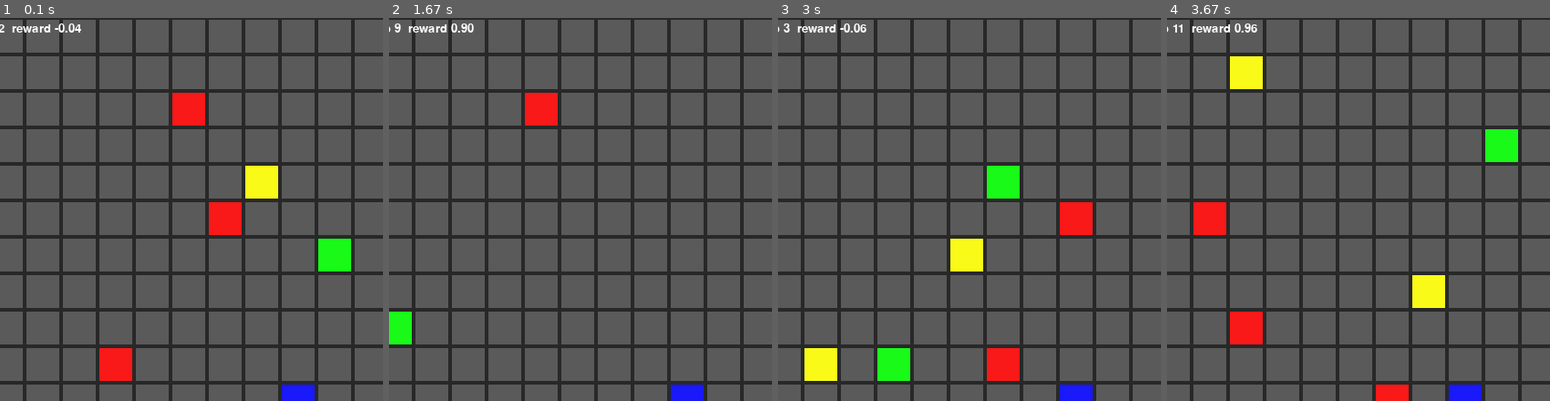
Above: before the commit, frames 1-4 (left to right).
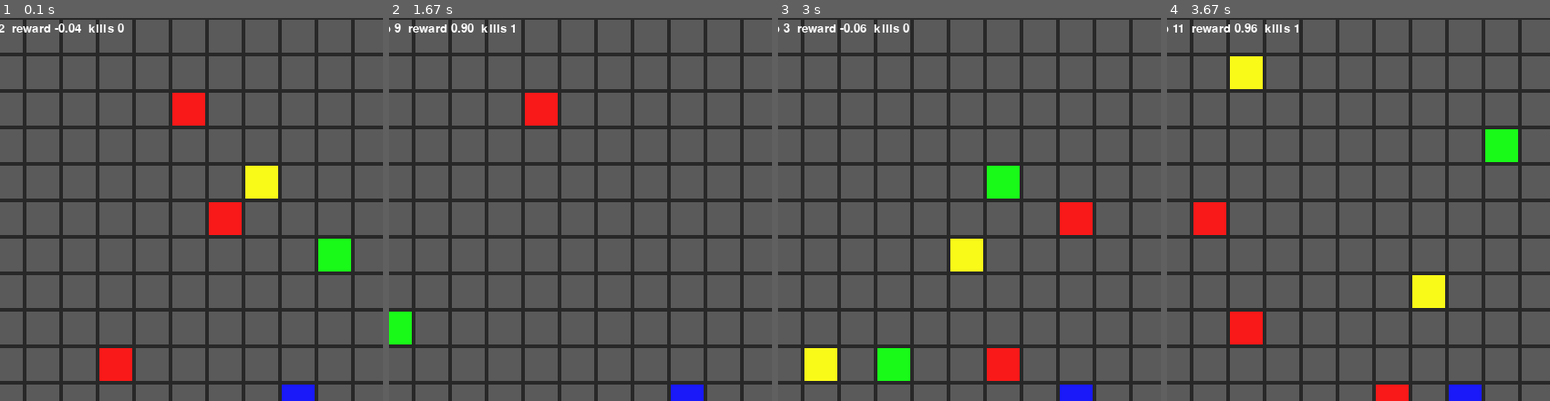
Above: after the commit, the same moments.

Repository: dgarciarieckhof/neurotheon
Game: pygame game, started from src/sim/pygame_visual.py
Same seed, same stepped clock (60 frames per second), same inputs: the game is played once before the commit and once after it.
Inputs:
- Up to frame 1 (0.1 s): no input
- Up to frame 2 (1.67 s): tap Z at 0.33 s; hold R 0.67-1.13 s; hold Right 0.67-1.13 s; tap C at 1.17 s; hold Left from 1.5 s (still down)
- Up to frame 3 (3 s): release Left at 1.97 s; tap Enter at 2 s; tap Up at 2.33, 2.73 s; hold Right from 2.67 s (still down)
- Up to frame 4 (3.67 s): tap Up at 3.03, 3.23, 3.53 s; release Right at 3.13 s
The pictures show only the part of the screen within x 11-61%, y 0-50%; the shares and areas given below are measured in that part.

The runs differ from the first frame. In frame 1, 0.1% of the frame differs, in the area x 23-33%, y 1-4%; in frame 2, less than 0.1%; in frame 3, 0.1%; in frame 4, less than 0.1%.

Commit message:
add demo v0.1.1

Diff:
--- /dev/null
+++ b/src/agents/callback_kills.py
@@ -0,0 +1,18 @@
+from stable_baselines3.common.callbacks import BaseCallback
+
+class KillCountCallback(BaseCallback):
+    """Logs enemies killed per episode to TensorBoard."""
+    def __init__(self):
+        super().__init__()
+        self.kills_this_ep = 0
+
+    def _on_step(self) -> bool:
+        info = self.locals.get("infos", [{}])[0]
+        if info.get("killed_enemy"):
+            self.kills_this_ep += 1
+        return True
+
+    def _on_rollout_end(self) -> None:
+        # rollout_end is called at episode end in SB3
+        self.logger.record("rollout/enemies_killed", self.kills_this_ep)
+        self.kills_this_ep = 0
--- /dev/null
+++ b/src/agents/callback_vecnorm.py
@@ -0,0 +1,14 @@
+from stable_baselines3.common.callbacks import BaseCallback
+
+class SaveVecNormCallback(BaseCallback):
+    """Save VecNormalize stats on the same schedule as checkpoints."""
+    def __init__(self, vecenv, save_path: str, save_freq: int):
+        super().__init__()
+        self.vecenv = vecenv
+        self.save_path = save_path
+        self.save_freq = save_freq
+
+    def _on_step(self) -> bool:
+        if self.num_timesteps % self.save_freq == 0:
+            self.vecenv.save(self.save_path)
+        return True
--- a/src/agents/train.py
+++ b/src/agents/train.py
@@ -1,40 +1,55 @@
 """
-Train a PPO agent on TurretEnv with curriculum and GPU auto-selection.
-Checkpoints every 10k steps in `runs/`.
+Train a PPO agent on TurretEnv with curriculum, VecNormalize and GPU auto-selection.
+Checkpoints every 10k steps are written to runs/.
 """
 
 from envs.turret_env import TurretEnv
 from stable_baselines3 import PPO
 from stable_baselines3.common.callbacks import CheckpointCallback
+from stable_baselines3.common.vec_env import DummyVecEnv, VecNormalize
 from agents.curriculum import CurriculumCallback
+from agents.callback_kills import KillCountCallback
+from agents.callback_vecnorm import SaveVecNormCallback
 
-TOTAL_STEPS = 150_000
+TOTAL_STEPS = 200_000
 CKPT_FREQ   = 10_000
 
+
+# ── env factory ──────────────────────────────────────────────────
 def make_env(**kw):
     return TurretEnv(**kw)
 
-# easy start
-env = make_env(n_enemies=4, enemy_move_every=7)
 
-# callbacks
+# ── build VecNormalize env (rewards only) ────────────────────────
+base_vec = DummyVecEnv([lambda: make_env(n_enemies=2, enemy_move_every=10)])
+venv     = VecNormalize(base_vec, norm_obs=False,
+                        norm_reward=True, clip_reward=10.0)
+
+# ── callbacks ────────────────────────────────────────────────────
 ckpt_cb = CheckpointCallback(
-    save_freq=CKPT_FREQ, save_path="runs", name_prefix="ppo_turret_step"
+    save_freq=CKPT_FREQ,
+    save_path="runs",
+    name_prefix="ppo_turret_step"
 )
+
 curric_cb = CurriculumCallback(
     make_env,
     milestones=[
-        (0,      dict(n_enemies=4, enemy_move_every=7)),
-        (50_000, dict(n_enemies=6, enemy_move_every=5)),
-        (100_000,dict(n_enemies=8, enemy_move_every=3)),
+        (0,       dict(n_enemies=2, enemy_move_every=10)),
+        (50_000,  dict(n_enemies=4, enemy_move_every=8)),
+        (100_000, dict(n_enemies=6, enemy_move_every=6)),
+        (150_000, dict(n_enemies=8, enemy_move_every=4)),
     ],
     verbose=1,
 )
 
+vec_cb = SaveVecNormCallback(venv, "runs/vecnorm.pkl", CKPT_FREQ)
+
 print("✔ Using PyTorch device: auto (GPU if available)")
+
 model = PPO(
-    "MlpPolicy",                     # 21×21×3 is small; MLP suffices
-    env,
+    "MlpPolicy",             # 21×21×3 → MLP is fine
+    venv,
     learning_rate=3e-4,
     batch_size=1024,
     tensorboard_log="logs",
@@ -43,6 +58,13 @@
     policy_kwargs=dict(net_arch=[256, 256]),
 )
 
-model.learn(total_timesteps=TOTAL_STEPS, callback=[ckpt_cb, curric_cb])
+model.learn(
+    total_timesteps=TOTAL_STEPS,
+    callback=[ckpt_cb, curric_cb, KillCountCallback(), vec_cb]
+)
+
+# save both weights and VecNormalize statistics
 model.save("runs/ppo_turret_final")
-print("✓ Training finished – weights in runs/")
+venv.save("runs/vecnorm.pkl")
+
+print("✓ Training finished – weights + vecnorm saved in runs/")
--- a/src/sim/live_monitor.py
+++ b/src/sim/live_monitor.py
@@ -1,27 +1,60 @@
 """
 live_monitor.py
-───────────────
-Reload newest checkpoint from runs/ every 30 s and show an episode.
+────────────────
+Continuously watch training progress:
+
+• Auto-loads newest checkpoint in runs/ every 20 s.
+• Uses matching VecNormalize stats when present (hot-swapped on update).
+• Displays kills-per-episode, reward, FPS.
+
+Start it any time—before, during, or after training.
 """
 
 from __future__ import annotations
-import glob, os, time, pygame, numpy as np
+import glob, os, time, hashlib, pygame, numpy as np
 from envs.turret_env import TurretEnv
+from stable_baselines3.common.vec_env import DummyVecEnv, VecNormalize
 from stable_baselines3 import PPO
-from sim.pygame_visual import draw, CELL, MARGIN, COL  # reuse drawing helper
+from sim.pygame_visual import draw, CELL
 
-CHECK_EVERY = 20  # seconds
+CHECK_EVERY = 20            # seconds
+VEC_PATH    = "runs/vecnorm.pkl"
+CKPT_GLOB   = "runs/ppo_turret_step_*_steps.zip"
 
-# --- checkpoint utils --------------------------------------------------
+
+# ───────────────── helpers ──────────────────────────────────────────
 def newest_ckpt() -> str | None:
-    files = glob.glob("runs/ppo_turret_step_*_steps.zip")
+    files = glob.glob(CKPT_GLOB)
     return max(files, key=os.path.getmtime) if files else None
 
-# --- main loop ---------------------------------------------------------
-def main():
+
+def file_hash(path: str) -> str | None:
+    if not os.path.exists(path):
+        return None
+    with open(path, "rb") as f:
+        return hashlib.md5(f.read()).hexdigest()
+
+
+def load_vec_env() -> tuple[VecNormalize | DummyVecEnv, str | None]:
+    """Return VecNormalize env (if stats exist) else raw DummyVecEnv."""
+    base = DummyVecEnv([TurretEnv])
+    if os.path.exists(VEC_PATH):
+        env = VecNormalize.load(VEC_PATH, base)
+        env.training = False        # evaluation mode
+        env.norm_reward = False
+        return env, file_hash(VEC_PATH)
+    return base, None
+
+
+# ─────────────────────────── main ───────────────────────────────────
+def main() -> None:
     pygame.init()
-    env = TurretEnv()
-    win = pygame.display.set_mode((env.gs * CELL, env.gs * CELL))
+
+    env, vec_hash = load_vec_env()
+
+    win = pygame.display.set_mode(
+        (env.envs[0].gs * CELL, env.envs[0].gs * CELL)
+    )
     font = pygame.font.SysFont(None, 20)
     clock = pygame.time.Clock()
 
@@ -35,38 +68,51 @@
     print("🔄  Loading", ckpt)
     model = PPO.load(ckpt, env=env, device="cpu")
 
-    obs, _ = env.reset()
-    env.observation = obs
-    expl_pos, ttl, step, score = None, 0, 0, 0.0
+    obs = env.reset()[0]          # unwrap batch dimension
+    kills = step = score = 0
+    expl_pos, ttl = None, 0
     last_check = time.time()
 
     running = True
     while running:
-        # hot-reload weights
+        # ── periodic hot-reload of weights & vecnorm
         if time.time() - last_check > CHECK_EVERY:
             latest = newest_ckpt()
             if latest and latest != ckpt:
                 print("🔄  Reloading", latest)
                 model = PPO.load(latest, env=env, device="cpu")
                 ckpt = latest
+
+            new_hash = file_hash(VEC_PATH)
+            if new_hash and new_hash != vec_hash:
+                print("🔄  Reloading VecNormalize stats")
+                env, vec_hash = load_vec_env()
+                model.set_env(env)
+
             last_check = time.time()
 
-        for e in pygame.event.get():
-            if e.type == pygame.QUIT:
+        for evt in pygame.event.get():
+            if evt.type == pygame.QUIT:
                 running = False
 
-        # SB3 returns array shape (n_envs,) – squeeze to scalar
+        # predict action (ensure scalar)
         action, _ = model.predict(obs, deterministic=True)
         if isinstance(action, np.ndarray):
-            action = int(action.item())   # works for shape () or (1,)
+            action = int(action.item())
         else:
             action = int(action)
 
-        obs, r, done, _, info = env.step(action)
-        env.observation = obs
-        score += r
-        step += 1
+        obs_batch, r_batch, done_batch, info_batch = env.step([action])
+        obs   = obs_batch[0]
+        reward = r_batch[0]
+        done   = done_batch[0]
+        info   = info_batch[0]
+        env.envs[0].observation = obs  # for draw()
 
+        score += reward
+        step  += 1
+        if info.get("hit") == "enemy":
+            kills += 1
         if info.get("explosion") is not None:
             expl_pos, ttl = info["explosion"], 1
         elif ttl:
@@ -75,17 +121,17 @@
             expl_pos = None
 
         if done:
-            print(f"Episode finished | reward {score:.2f}")
-            obs, _ = env.reset()
-            env.observation = obs
-            step = score = ttl = 0
+            print(f"Episode finished | reward {score:.2f} | kills {kills}")
+            obs = env.reset()[0]
+            kills = score = step = ttl = 0
             expl_pos = None
 
-        draw(env, win, font, clock.get_fps(), step, score, expl_pos, ttl)
+        draw(env.envs[0], win, font, clock.get_fps(),
+             step, score, expl_pos, ttl, kills)
         clock.tick(20)
 
     pygame.quit()
 
-# ----------------------------------------------------------------------
+
 if __name__ == "__main__":
     main()
--- a/src/sim/pygame_visual.py
+++ b/src/sim/pygame_visual.py
@@ -1,71 +1,109 @@
 """
 Viewer for Phase-3 TurretEnv
-Instant ray-cast (no bullet), one-frame explosion, slow movers.
+Instant ray-cast, one-frame explosion, slow movers.
 """
 import sys, pygame
 from envs.turret_env import TurretEnv
 
-CELL,MARGIN,FPS=40,2,20
-COL={"bg":(40,40,40),"und":(90,90,90),"tur":(25,25,250),
-     "enm":(250,25,25),"ally":(25,250,25),"neu":(250,250,25),
-     "exp":(255,140,0)}
-KEY2ACT={pygame.K_UP:1,pygame.K_DOWN:2,pygame.K_LEFT:3,pygame.K_RIGHT:4,
-         pygame.K_q:5,pygame.K_e:6,pygame.K_z:7,pygame.K_c:8,
-         pygame.K_SPACE:0}
+CELL, MARGIN, FPS = 40, 2, 20
+COL = {"bg": (40, 40, 40), "und": (90, 90, 90), "tur": (25, 25, 250),
+       "enm": (250, 25, 25), "ally": (25, 250, 25), "neu": (250, 250, 25),
+       "exp": (255, 140, 0)}
+KEY2ACT = {pygame.K_UP: 1, pygame.K_DOWN: 2, pygame.K_LEFT: 3, pygame.K_RIGHT: 4,
+           pygame.K_q: 5, pygame.K_e: 6, pygame.K_z: 7, pygame.K_c: 8,
+           pygame.K_SPACE: 0}
 
-def draw(env,surf,font,fps,step,rew,expl_pos,ttl):
-    gs=env.gs; surf.fill(COL["bg"])
+# ────────── draw helper ───────────────────────────────────────────
+def draw(env, surf, font, fps, step, rew, expl_pos, ttl, kills):  # NEW kills arg
+    gs = env.gs
+    surf.fill(COL["bg"])
     for x in range(gs):
         for y in range(gs):
             surf.fill(COL["und"],
-                      pygame.Rect(y*CELL+MARGIN,x*CELL+MARGIN,CELL-2*MARGIN,CELL-2*MARGIN))
+                      pygame.Rect(y * CELL + MARGIN, x * CELL + MARGIN,
+                                  CELL - 2 * MARGIN, CELL - 2 * MARGIN))
     # turret
-    tx,ty=env.agent_pos
-    pygame.draw.rect(surf,COL["tur"],
-                     pygame.Rect(ty*CELL+MARGIN,tx*CELL+MARGIN,CELL-2*MARGIN,CELL-2*MARGIN))
-    # entities (yellow for neutrals)
+    tx, ty = env.agent_pos
+    pygame.draw.rect(surf, COL["tur"],
+                     pygame.Rect(ty * CELL + MARGIN, tx * CELL + MARGIN,
+                                 CELL - 2 * MARGIN, CELL - 2 * MARGIN))
+    # entities
     for e in env.entities:
-        x,y=e["pos"]; col={"enemy":"enm","ally":"ally","neutral":"neu"}[e["type"]]
-        pygame.draw.rect(surf,COL[col],
-                         pygame.Rect(y*CELL+MARGIN,x*CELL+MARGIN,CELL-2*MARGIN,CELL-2*MARGIN))
+        x, y = e["pos"]
+        col = {"enemy": "enm", "ally": "ally", "neutral": "neu"}[e["type"]]
+        pygame.draw.rect(surf, COL[col],
+                         pygame.Rect(y * CELL + MARGIN, x * CELL + MARGIN,
+                                     CELL - 2 * MARGIN, CELL - 2 * MARGIN))
     # explosion
     if ttl and expl_pos is not None:
-        ex,ey=expl_pos
-        pygame.draw.rect(surf,COL["exp"],
-                         pygame.Rect(ey*CELL+MARGIN,ex*CELL+MARGIN,CELL-2*MARGIN,CELL-2*MARGIN))
-    hud=font.render(f"FPS {fps:.1f}  step {step}  reward {rew:.2f}",True,(255,255,255))
-    surf.blit(hud,(5,5))
+        ex, ey = expl_pos
+        pygame.draw.rect(surf, COL["exp"],
+                         pygame.Rect(ey * CELL + MARGIN, ex * CELL + MARGIN,
+                                     CELL - 2 * MARGIN, CELL - 2 * MARGIN))
+
+    hud = font.render(f"FPS {fps:.1f}  step {step}  reward {rew:.2f}  kills {kills}",
+                      True, (255, 255, 255))                        # NEW text
+    surf.blit(hud, (5, 5))
     pygame.display.flip()
 
+# ────────── manual play loop ──────────────────────────────────────
 def main():
-    pygame.init(); env=TurretEnv()
-    surf=pygame.display.set_mode((env.gs*CELL,env.gs*CELL))
-    font=pygame.font.SysFont(None,20); clock=pygame.time.Clock()
-    obs,_=env.reset(); env.observation=obs
-    last_act,step,score=0,0,0.0; expl_pos=None; ttl=0
-    run=True
-    while run:
+    pygame.init()
+    env = TurretEnv()
+    surf = pygame.display.set_mode((env.gs * CELL, env.gs * CELL))
+    font = pygame.font.SysFont(None, 20)
+    clock = pygame.time.Clock()
+
+    obs, _ = env.reset()
+    env.observation = obs
+    last_act = 0
+    step = score = kills = 0                                         # NEW kills var
+    expl_pos, ttl = None, 0
+
+    running = True
+    while running:
         for e in pygame.event.get():
-            if e.type==pygame.QUIT: run=False
-            elif e.type==pygame.KEYDOWN:
-                if e.key in KEY2ACT: last_act=KEY2ACT[e.key]
-                elif e.key==pygame.K_r:
-                    obs,_=env.reset(); env.observation=obs
-                    last_act=0;step=score=ttl=0;expl_pos=None
-                elif e.key in (pygame.K_ESCAPE,pygame.K_x): run=False
+            if e.type == pygame.QUIT:
+                running = False
+            elif e.type == pygame.KEYDOWN:
+                if e.key in KEY2ACT:
+                    last_act = KEY2ACT[e.key]
+                elif e.key == pygame.K_r:
+                    obs, _ = env.reset()
+                    env.observation = obs
+                    last_act = step = score = kills = ttl = 0        # NEW reset
+                    expl_pos = None
+                elif e.key in (pygame.K_ESCAPE, pygame.K_x):
+                    running = False
+
         # env step
-        obs,r,done,_,info=env.step(last_act); env.observation=obs
-        score+=r; step+=1
+        obs, r, done, _, info = env.step(last_act)
+        env.observation = obs
+        score += r
+        step += 1
+        if info.get("hit") == "enemy":                               # NEW count
+            kills += 1
         if info.get("explosion") is not None:
-            expl_pos=info["explosion"]; ttl=1
-        elif ttl: ttl-=1
-        else: expl_pos=None
+            expl_pos, ttl = info["explosion"], 1
+        elif ttl:
+            ttl -= 1
+        else:
+            expl_pos = None
+
         if done:
-            print("Episode finished reward",score)
-            obs,_=env.reset(); env.observation=obs
-            last_act=0;step=score=ttl=0;expl_pos=None
-        draw(env,surf,font,clock.get_fps(),step,score,expl_pos,ttl)
+            print(f"Episode finished reward {score:.2f} kills {kills}")
+            obs, _ = env.reset()
+            env.observation = obs
+            last_act = step = score = kills = ttl = 0
+            expl_pos = None
+
+        draw(env, surf, font, clock.get_fps(), step,
+             score, expl_pos, ttl, kills)                           # NEW arg
         clock.tick(FPS)
-    pygame.quit(); sys.exit()
 
-if __name__=="__main__": main()
+    pygame.quit()
+    sys.exit()
+
+
+if __name__ == "__main__":
+    main()
Not shown, removed: notebooks/neurotheon.ipynb
